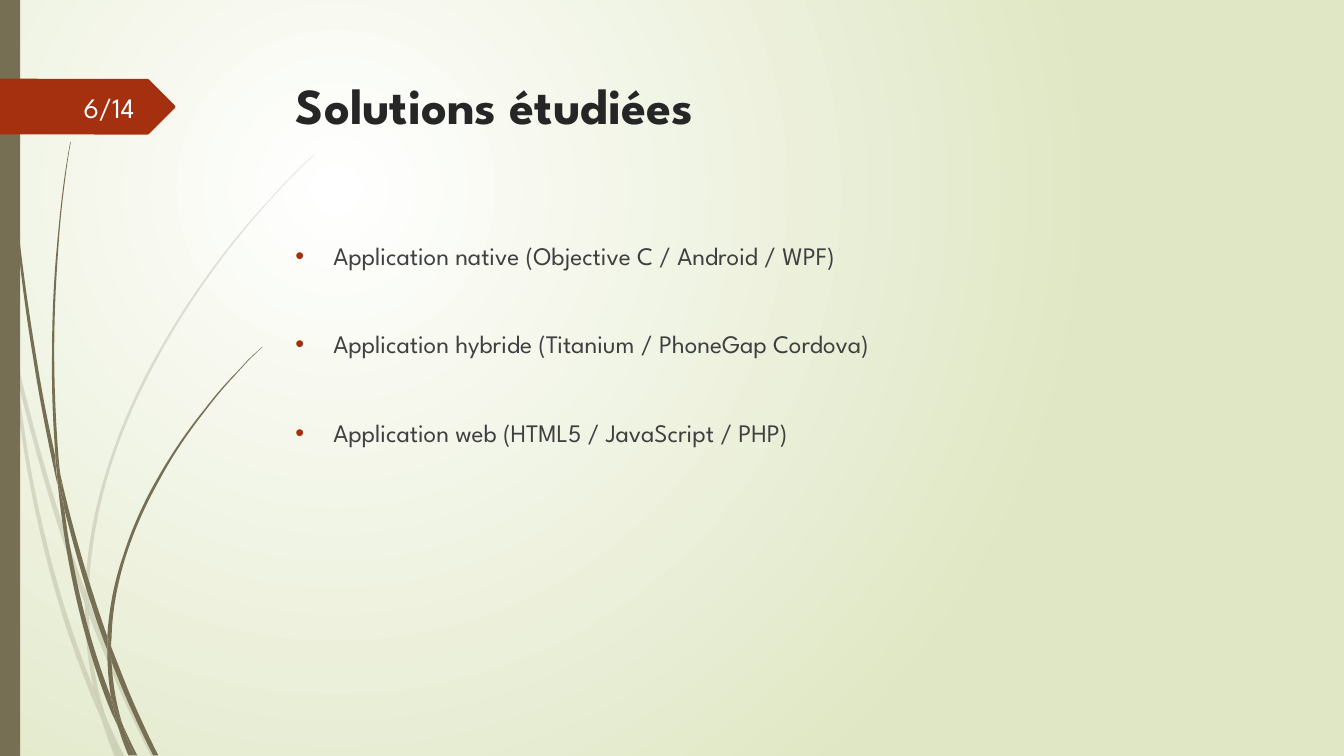
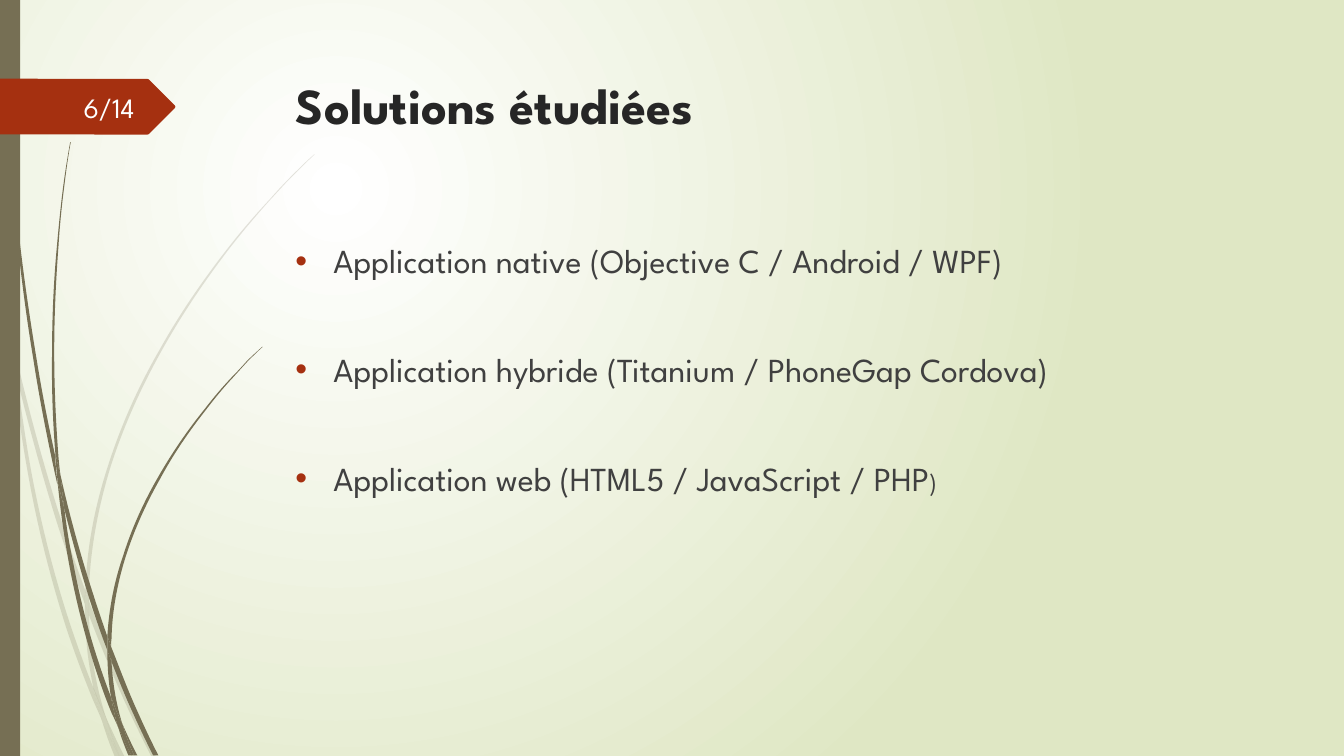
Before and after one commit to Codastephen/Maquette, a slide deck: slide 6 of doc/Présentation borne.pptx. Drawn at 1344x756 pixels with LibreOffice and Linux fonts; fonts in the diff are those of the drawing. Boxes give left, top, right and bottom in pixels: in the first picture for what was removed or moved away, otherwise in the second. Text is boxed around its words. In the diff, an @@ line names an element or a change of style, - is before the commit and + after.

```diff
--- a/doc/Présentation borne.pptx
+++ b/doc/Présentation borne.pptx
@@ text "Application native (Objective C / ..." at (333,249,1048,498): size 18 to 24 pt @@
```
Also in this commit, not shown: 5 other slides changed, 5 other files.
